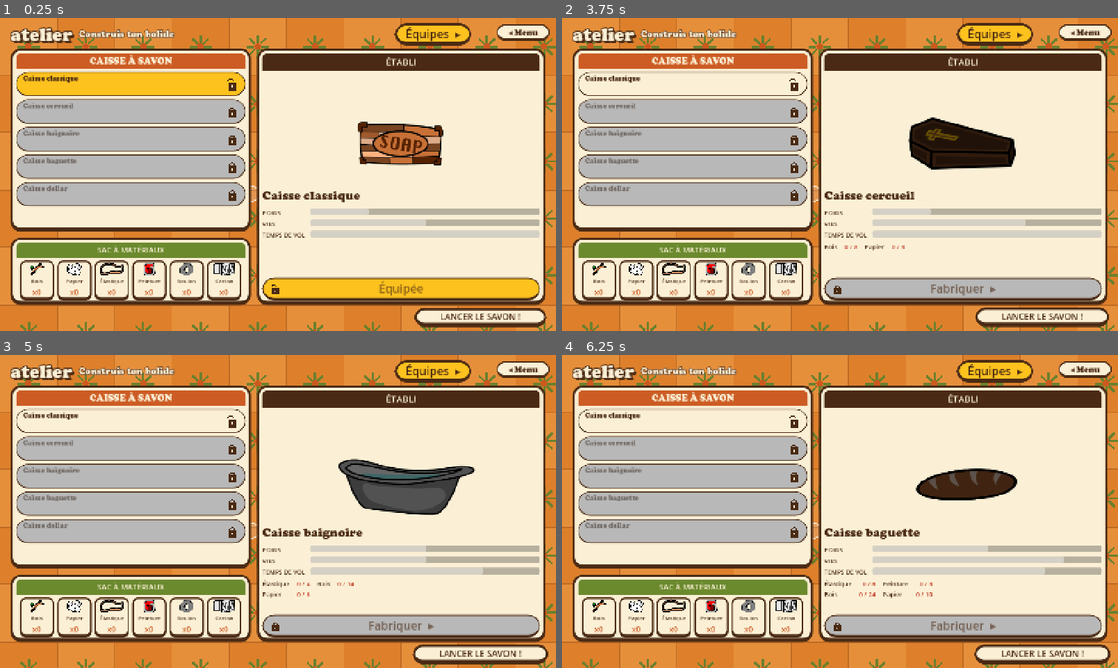
Above: before the commit, frames 1-4 (two rows, left to right).
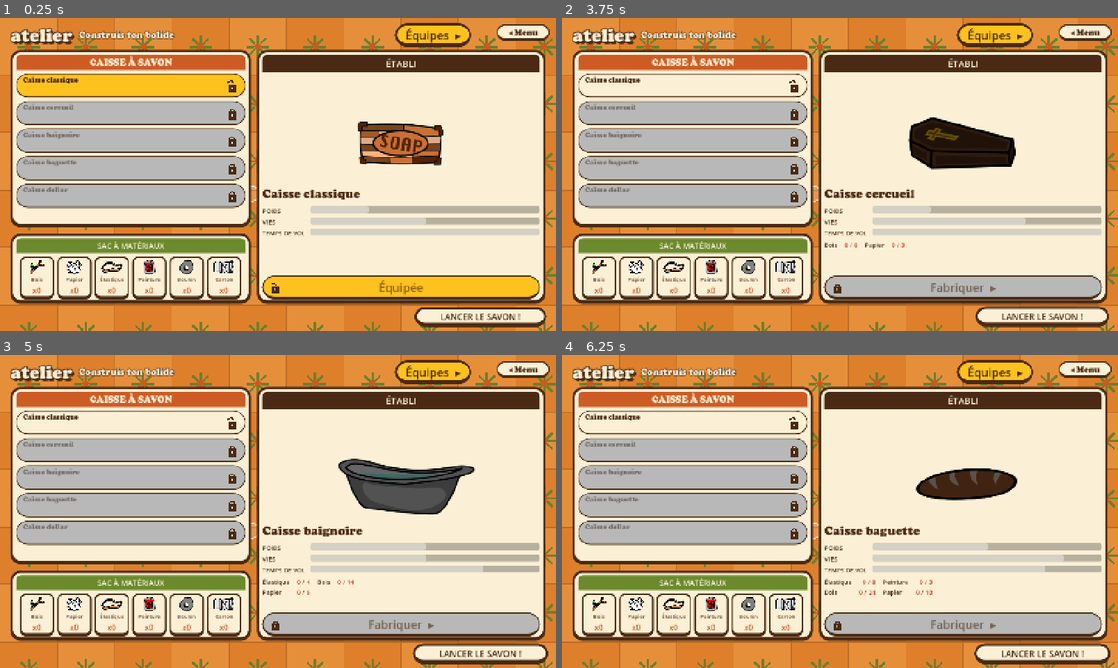
Above: after the commit, the same moments.

Repository: atostivint/LesAilesEtLaCaisse
Game: Godot game, scene res://scenes/atelier.tscn
Two runs of this game, one before a commit and one after it. Both use one fixed random seed, a clock stepped at 60 frames per second and the inputs below.
Inputs (mouse positions are in pixels of both pictures, inside the frame that each line leads up to):
- Up to frame 1 (0.25 s): no input
- Up to frame 2 (3.75 s): click "Équipes ▸" at 0.5 s; click "◂ Atelier" at 1.25 s; click (695, 83) at 2.02 s; click (695, 86) at 2.77 s; click (695, 111) at 3.52 s
- Up to frame 3 (5 s): click (133, 477) at 4.27 s
- Up to frame 4 (6.25 s): click (695, 502) at 5.02 s; click (695, 505) at 5.77 s

The runs differ from the first frame. In frame 1, 18% of the frame differs, in the area x 1-99%, y 1-99%; in frame 2, 18%; in frame 3, 18%; in frame 4, 18%.

Commit message:
Boutons : marges intérieures sur tous les côtés, Valider mon savon en marron, diagnostic du niveau audio
Co-Authored-By: Claude Haiku 5.5 <noreply@anthropic.com>

Diff:
--- a/Mathilde/main_menu.tscn
+++ b/Mathilde/main_menu.tscn
@@ -8,6 +8,10 @@
 [ext_resource type="FontFile" uid="uid://r57oom8r8ki2" path="res://fonts/COOPBL.TTF" id="5_font"]
 
 [sub_resource type="StyleBoxFlat" id="btn_marron"]
+content_margin_left = 22.0
+content_margin_right = 22.0
+content_margin_top = 10.0
+content_margin_bottom = 10.0
 bg_color = Color(0.29, 0.165, 0.078, 1)
 border_width_left = 6
 border_width_top = 6
@@ -20,6 +24,10 @@
 corner_radius_bottom_left = 40
 
 [sub_resource type="StyleBoxFlat" id="btn_vert"]
+content_margin_left = 22.0
+content_margin_right = 22.0
+content_margin_top = 10.0
+content_margin_bottom = 10.0
 bg_color = Color(0.42, 0.54, 0.18, 1)
 border_width_left = 6
 border_width_top = 6
@@ -32,6 +40,10 @@
 corner_radius_bottom_left = 40
 
 [sub_resource type="StyleBoxFlat" id="pill"]
+content_margin_left = 22.0
+content_margin_right = 22.0
+content_margin_top = 10.0
+content_margin_bottom = 10.0
 bg_color = Color(0.984, 0.941, 0.839, 1)
 border_width_left = 4
 border_width_top = 4
@@ -44,6 +56,10 @@
 corner_radius_bottom_left = 30
 
 [sub_resource type="StyleBoxFlat" id="btn_yellow"]
+content_margin_left = 22.0
+content_margin_right = 22.0
+content_margin_top = 10.0
+content_margin_bottom = 10.0
 bg_color = Color(0.99, 0.76, 0.12, 1)
 border_width_left = 6
 border_width_top = 6
@@ -56,6 +72,10 @@
 corner_radius_bottom_left = 40
 
 [sub_resource type="StyleBoxFlat" id="btn_cream"]
+content_margin_left = 22.0
+content_margin_right = 22.0
+content_margin_top = 10.0
+content_margin_bottom = 10.0
 bg_color = Color(0.984, 0.941, 0.839, 1)
 border_width_left = 6
 border_width_top = 6
@@ -68,6 +88,10 @@
 corner_radius_bottom_left = 40
 
 [sub_resource type="StyleBoxFlat" id="btn_disabled"]
+content_margin_left = 22.0
+content_margin_right = 22.0
+content_margin_top = 10.0
+content_margin_bottom = 10.0
 bg_color = Color(0.72, 0.72, 0.72, 1)
 border_width_left = 6
 border_width_top = 6
@@ -80,6 +104,10 @@
 corner_radius_bottom_left = 40
 
 [sub_resource type="StyleBoxFlat" id="score_panel"]
+content_margin_left = 22.0
+content_margin_right = 22.0
+content_margin_top = 10.0
+content_margin_bottom = 10.0
 bg_color = Color(0.984, 0.941, 0.839, 1)
 border_width_left = 6
 border_width_top = 6
--- a/scenes/atelier.tscn
+++ b/scenes/atelier.tscn
@@ -23,6 +23,10 @@
 content_margin_bottom = 12.0
 
 [sub_resource type="StyleBoxFlat" id="btn_yellow"]
+content_margin_left = 22.0
+content_margin_right = 22.0
+content_margin_top = 10.0
+content_margin_bottom = 10.0
 bg_color = Color(0.99, 0.76, 0.12, 1)
 border_width_left = 6
 border_width_top = 6
@@ -35,6 +39,10 @@
 corner_radius_bottom_left = 40
 
 [sub_resource type="StyleBoxFlat" id="btn_cream"]
+content_margin_left = 22.0
+content_margin_right = 22.0
+content_margin_top = 10.0
+content_margin_bottom = 10.0
 bg_color = Color(0.984, 0.941, 0.839, 1)
 border_width_left = 6
 border_width_top = 6
@@ -65,6 +73,8 @@
 content_margin_bottom = 6.0
 
 [sub_resource type="StyleBoxFlat" id="tab_orange"]
+content_margin_left = 22.0
+content_margin_right = 22.0
 bg_color = Color(0.8, 0.36, 0.14, 1)
 corner_radius_top_left = 14
 corner_radius_top_right = 14
--- a/scenes/clous.tscn
+++ b/scenes/clous.tscn
@@ -4,6 +4,10 @@
 [ext_resource type="PackedScene" path="res://scenes/warning_badge.tscn" id="2_badge"]
 
 [sub_resource type="StyleBoxFlat" id="Style_board"]
+content_margin_left = 22.0
+content_margin_right = 22.0
+content_margin_top = 10.0
+content_margin_bottom = 10.0
 bg_color = Color(0.788, 0.553, 0.31, 1)
 border_width_left = 4
 border_width_top = 4
--- a/scenes/equipes.tscn
+++ b/scenes/equipes.tscn
@@ -32,6 +32,10 @@
 content_margin_bottom = 6.0
 
 [sub_resource type="StyleBoxFlat" id="bouton_jaune"]
+content_margin_left = 22.0
+content_margin_right = 22.0
+content_margin_top = 10.0
+content_margin_bottom = 10.0
 bg_color = Color(0.99, 0.76, 0.12, 1)
 border_width_left = 6
 border_width_top = 6
@@ -43,6 +47,22 @@
 corner_radius_bottom_right = 40
 corner_radius_bottom_left = 40
 
+[sub_resource type="StyleBoxFlat" id="bouton_marron"]
+bg_color = Color(0.29, 0.165, 0.078, 1)
+border_width_left = 6
+border_width_top = 6
+border_width_right = 6
+border_width_bottom = 10
+border_color = Color(0.2, 0.11, 0.05, 1)
+corner_radius_top_left = 40
+corner_radius_top_right = 40
+corner_radius_bottom_right = 40
+corner_radius_bottom_left = 40
+content_margin_left = 22.0
+content_margin_right = 22.0
+content_margin_top = 10.0
+content_margin_bottom = 10.0
+
 [node name="Equipes" type="Control"]
 layout_mode = 3
 anchors_preset = 15
@@ -239,13 +259,14 @@
 custom_minimum_size = Vector2(0, 56)
 layout_mode = 2
 size_flags_horizontal = 8
-theme_override_colors/font_color = Color(0.29, 0.165, 0.078, 1)
-theme_override_fonts/font = ExtResource("3_font")
+theme_override_colors/font_color = Color(1, 1, 1, 1)
+theme_override_fonts/font = ExtResource("3_font")
+theme_override_colors/font_hover_color = Color(0.42, 0.54, 0.18, 1)
 theme_override_font_sizes/font_size = 26
-theme_override_styles/normal = SubResource("bouton_jaune")
-theme_override_styles/hover = SubResource("bouton_jaune")
-theme_override_styles/pressed = SubResource("bouton_jaune")
-theme_override_styles/focus = SubResource("bouton_jaune")
+theme_override_styles/normal = SubResource("bouton_marron")
+theme_override_styles/hover = SubResource("bouton_marron")
+theme_override_styles/pressed = SubResource("bouton_marron")
+theme_override_styles/focus = SubResource("bouton_marron")
 text = "Valider mon savon"
 
 [connection signal="pressed" from="Marge/Main/Haut/Retour" to="." method="_on_retour_pressed"]
--- a/scenes/pickup.tscn
+++ b/scenes/pickup.tscn
@@ -3,6 +3,10 @@
 [ext_resource type="Script" path="res://scripts/pickup.gd" id="1_pickup"]
 
 [sub_resource type="StyleBoxFlat" id="Style_planche"]
+content_margin_left = 22.0
+content_margin_right = 22.0
+content_margin_top = 10.0
+content_margin_bottom = 10.0
 bg_color = Color(0.79, 0.55, 0.31, 1)
 border_width_left = 3
 border_width_top = 3
--- a/scenes/pince.tscn
+++ b/scenes/pince.tscn
@@ -4,6 +4,10 @@
 [ext_resource type="PackedScene" path="res://scenes/warning_badge.tscn" id="2_badge"]
 
 [sub_resource type="StyleBoxFlat" id="Style_body"]
+content_margin_left = 22.0
+content_margin_right = 22.0
+content_margin_top = 10.0
+content_margin_bottom = 10.0
 bg_color = Color(0.784, 0.337, 0.106, 1)
 border_width_left = 4
 border_width_top = 4
@@ -12,6 +16,10 @@
 border_color = Color(0.243, 0.141, 0.071, 1)
 
 [sub_resource type="StyleBoxFlat" id="Style_tip"]
+content_margin_left = 22.0
+content_margin_right = 22.0
+content_margin_top = 10.0
+content_margin_bottom = 10.0
 bg_color = Color(0.71, 0.212, 0.122, 1)
 border_width_left = 4
 border_width_top = 4
--- a/scenes/score_bon.tscn
+++ b/scenes/score_bon.tscn
@@ -7,6 +7,10 @@
 [ext_resource type="PackedScene" path="res://scenes/soap.tscn" id="4_soap"]
 
 [sub_resource type="StyleBoxFlat" id="bas"]
+content_margin_left = 22.0
+content_margin_right = 22.0
+content_margin_top = 10.0
+content_margin_bottom = 10.0
 bg_color = Color(0.96, 0.9, 0.77, 1)
 border_width_top = 6
 border_color = Color(0.29, 0.165, 0.078, 1)
@@ -39,6 +43,10 @@
 content_margin_bottom = 4.0
 
 [sub_resource type="StyleBoxFlat" id="carte"]
+content_margin_left = 22.0
+content_margin_right = 22.0
+content_margin_top = 10.0
+content_margin_bottom = 10.0
 bg_color = Color(0.984, 0.941, 0.839, 1)
 border_width_left = 6
 border_width_top = 6
@@ -51,6 +59,8 @@
 corner_radius_bottom_left = 20
 
 [sub_resource type="StyleBoxFlat" id="bouton"]
+content_margin_left = 22.0
+content_margin_right = 22.0
 bg_color = Color(0.29, 0.165, 0.078, 1)
 corner_radius_top_left = 40
 corner_radius_top_right = 40
@@ -60,6 +70,8 @@
 content_margin_bottom = 12.0
 
 [sub_resource type="StyleBoxFlat" id="bouton_vert"]
+content_margin_left = 22.0
+content_margin_right = 22.0
 bg_color = Color(0.71, 0.85, 0.42, 1)
 border_width_left = 4
 border_width_top = 4
--- a/scenes/score_catastrophe.tscn
+++ b/scenes/score_catastrophe.tscn
@@ -7,6 +7,10 @@
 [ext_resource type="PackedScene" path="res://scenes/soap.tscn" id="4_soap"]
 
 [sub_resource type="StyleBoxFlat" id="bas"]
+content_margin_left = 22.0
+content_margin_right = 22.0
+content_margin_top = 10.0
+content_margin_bottom = 10.0
 bg_color = Color(0.96, 0.9, 0.77, 1)
 border_width_top = 6
 border_color = Color(0.29, 0.165, 0.078, 1)
@@ -39,6 +43,10 @@
 content_margin_bottom = 4.0
 
 [sub_resource type="StyleBoxFlat" id="carte"]
+content_margin_left = 22.0
+content_margin_right = 22.0
+content_margin_top = 10.0
+content_margin_bottom = 10.0
 bg_color = Color(0.984, 0.941, 0.839, 1)
 border_width_left = 6
 border_width_top = 6
@@ -51,6 +59,8 @@
 corner_radius_bottom_left = 20
 
 [sub_resource type="StyleBoxFlat" id="bouton"]
+content_margin_left = 22.0
+content_margin_right = 22.0
 bg_color = Color(0.29, 0.165, 0.078, 1)
 corner_radius_top_left = 40
 corner_radius_top_right = 40
@@ -60,6 +70,8 @@
 content_margin_bottom = 12.0
 
 [sub_resource type="StyleBoxFlat" id="bouton_vert"]
+content_margin_left = 22.0
+content_margin_right = 22.0
 bg_color = Color(0.71, 0.85, 0.42, 1)
 border_width_left = 4
 border_width_top = 4
--- a/scenes/score_excellent.tscn
+++ b/scenes/score_excellent.tscn
@@ -7,6 +7,10 @@
 [ext_resource type="PackedScene" path="res://scenes/soap.tscn" id="4_soap"]
 
 [sub_resource type="StyleBoxFlat" id="bas"]
+content_margin_left = 22.0
+content_margin_right = 22.0
+content_margin_top = 10.0
+content_margin_bottom = 10.0
 bg_color = Color(0.96, 0.9, 0.77, 1)
 border_width_top = 6
 border_color = Color(0.29, 0.165, 0.078, 1)
@@ -39,6 +43,10 @@
 content_margin_bottom = 4.0
 
 [sub_resource type="StyleBoxFlat" id="carte"]
+content_margin_left = 22.0
+content_margin_right = 22.0
+content_margin_top = 10.0
+content_margin_bottom = 10.0
 bg_color = Color(0.984, 0.941, 0.839, 1)
 border_width_left = 6
 border_width_top = 6
@@ -51,6 +59,8 @@
 corner_radius_bottom_left = 20
 
 [sub_resource type="StyleBoxFlat" id="bouton"]
+content_margin_left = 22.0
+content_margin_right = 22.0
 bg_color = Color(0.29, 0.165, 0.078, 1)
 corner_radius_top_left = 40
 corner_radius_top_right = 40
@@ -60,6 +70,8 @@
 content_margin_bottom = 12.0
 
 [sub_resource type="StyleBoxFlat" id="bouton_vert"]
+content_margin_left = 22.0
+content_margin_right = 22.0
 bg_color = Color(0.71, 0.85, 0.42, 1)
 border_width_left = 4
 border_width_top = 4
--- a/scenes/score_mauvais.tscn
+++ b/scenes/score_mauvais.tscn
@@ -7,6 +7,10 @@
 [ext_resource type="PackedScene" path="res://scenes/soap.tscn" id="4_soap"]
 
 [sub_resource type="StyleBoxFlat" id="bas"]
+content_margin_left = 22.0
+content_margin_right = 22.0
+content_margin_top = 10.0
+content_margin_bottom = 10.0
 bg_color = Color(0.96, 0.9, 0.77, 1)
 border_width_top = 6
 border_color = Color(0.29, 0.165, 0.078, 1)
@@ -39,6 +43,10 @@
 content_margin_bottom = 4.0
 
 [sub_resource type="StyleBoxFlat" id="carte"]
+content_margin_left = 22.0
+content_margin_right = 22.0
+content_margin_top = 10.0
+content_margin_bottom = 10.0
 bg_color = Color(0.984, 0.941, 0.839, 1)
 border_width_left = 6
 border_width_top = 6
@@ -51,6 +59,8 @@
 corner_radius_bottom_left = 20
 
 [sub_resource type="StyleBoxFlat" id="bouton"]
+content_margin_left = 22.0
+content_margin_right = 22.0
 bg_color = Color(0.29, 0.165, 0.078, 1)
 corner_radius_top_left = 40
 corner_radius_top_right = 40
@@ -60,6 +70,8 @@
 content_margin_bottom = 12.0
 
 [sub_resource type="StyleBoxFlat" id="bouton_vert"]
+content_margin_left = 22.0
+content_margin_right = 22.0
 bg_color = Color(0.71, 0.85, 0.42, 1)
 border_width_left = 4
 border_width_top = 4
--- a/scenes/score_moyen.tscn
+++ b/scenes/score_moyen.tscn
@@ -7,6 +7,10 @@
 [ext_resource type="PackedScene" path="res://scenes/soap.tscn" id="4_soap"]
 
 [sub_resource type="StyleBoxFlat" id="bas"]
+content_margin_left = 22.0
+content_margin_right = 22.0
+content_margin_top = 10.0
+content_margin_bottom = 10.0
 bg_color = Color(0.96, 0.9, 0.77, 1)
 border_width_top = 6
 border_color = Color(0.29, 0.165, 0.078, 1)
@@ -39,6 +43,10 @@
 content_margin_bottom = 4.0
 
 [sub_resource type="StyleBoxFlat" id="carte"]
+content_margin_left = 22.0
+content_margin_right = 22.0
+content_margin_top = 10.0
+content_margin_bottom = 10.0
 bg_color = Color(0.984, 0.941, 0.839, 1)
 border_width_left = 6
 border_width_top = 6
@@ -51,6 +59,8 @@
 corner_radius_bottom_left = 20
 
 [sub_resource type="StyleBoxFlat" id="bouton"]
+content_margin_left = 22.0
+content_margin_right = 22.0
 bg_color = Color(0.29, 0.165, 0.078, 1)
 corner_radius_top_left = 40
 corner_radius_top_right = 40
@@ -60,6 +70,8 @@
 content_margin_bottom = 12.0
 
 [sub_resource type="StyleBoxFlat" id="bouton_vert"]
+content_margin_left = 22.0
+content_margin_right = 22.0
 bg_color = Color(0.71, 0.85, 0.42, 1)
 border_width_left = 4
 border_width_top = 4
--- a/scenes/shelf.tscn
+++ b/scenes/shelf.tscn
@@ -3,6 +3,10 @@
 [ext_resource type="Script" uid="uid://e7j2cm5fc1x3" path="res://scripts/shelf.gd" id="1_shelf"]
 
 [sub_resource type="StyleBoxFlat" id="Style_plank"]
+content_margin_left = 22.0
+content_margin_right = 22.0
+content_margin_top = 10.0
+content_margin_bottom = 10.0
 bg_color = Color(0.788, 0.553, 0.31, 1)
 border_width_left = 4
 border_width_top = 4
--- a/scenes/warning_badge.tscn
+++ b/scenes/warning_badge.tscn
@@ -1,6 +1,10 @@
 [gd_scene format=3]
 
 [sub_resource type="StyleBoxFlat" id="Style_badge"]
+content_margin_left = 22.0
+content_margin_right = 22.0
+content_margin_top = 10.0
+content_margin_bottom = 10.0
 bg_color = Color(0.89, 0.655, 0.184, 1)
 border_width_left = 3
 border_width_top = 3
--- a/scripts/atelier.gd
+++ b/scripts/atelier.gd
@@ -229,6 +229,10 @@
 func _card_style(bg: Color, radius := 30, border := 6) -> StyleBoxFlat:
 	var style := StyleBoxFlat.new()
 	style.bg_color = bg
+	style.content_margin_left = 18.0
+	style.content_margin_right = 18.0
+	style.content_margin_top = 10.0
+	style.content_margin_bottom = 10.0
 	style.border_color = BROWN
 	style.border_width_left = border
 	style.border_width_top = border
--- a/scripts/musique.gd
+++ b/scripts/musique.gd
@@ -28,5 +28,16 @@
 		print("Musique : lecture de %s" % PISTE)
 
 
+var _chrono := 0.0
+
+
+func _process(delta: float) -> void:
+	# Diagnostic : niveau de sortie du bus Master toutes les 2 secondes (dans la sortie de Godot)
+	_chrono += delta
+	if _chrono >= 2.0:
+		_chrono = 0.0
+		print("Musique : en lecture=%s, niveau Master=%.1f dB" % [_lecteur.playing, AudioServer.get_bus_peak_volume_left_db(0, 0)])
+
+
 func arreter() -> void:
 	_lecteur.stop()
--- a/scripts/score_ecran.gd
+++ b/scripts/score_ecran.gd
@@ -118,6 +118,10 @@
 func _style_bouton(couleur: Color) -> StyleBoxFlat:
 	var style := StyleBoxFlat.new()
 	style.bg_color = couleur
+	style.content_margin_left = 22.0
+	style.content_margin_right = 22.0
+	style.content_margin_top = 10.0
+	style.content_margin_bottom = 10.0
 	style.border_color = BROWN
 	style.border_width_left = 4
 	style.border_width_top = 4
